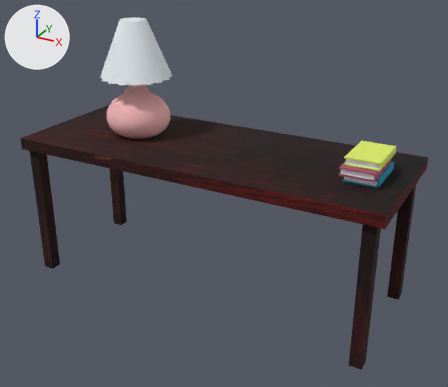
The OBJ model main/resources/models/lamp-table.obj as it was, and as the next commit left it.
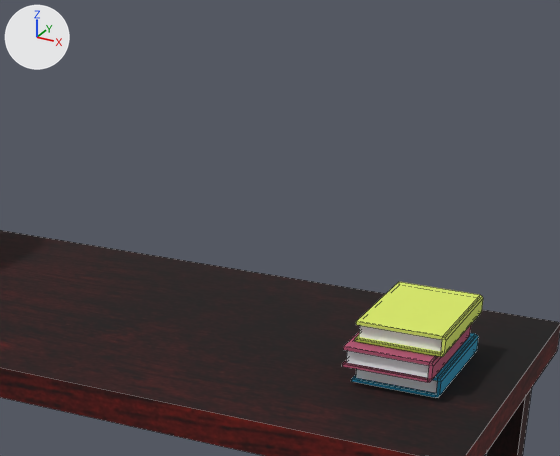
Each version appears first whole from a 50 mm camera at (32.0, -42.8, 17.5) aimed at (5.8, 4.9, -6.4), and next in a close-up on the part from 44% to 95% of the width and 6% to 55% of the height. The lights are fixed; the arrows at upper left show +X, +Y and +Z. The close-ups show mesh edges as thin lines. Where no turn or scale is listed for an object, it has been applied to the vertices. Vertices at the same position are counted once.

The older version as bpy lines, for what is in view:
```python
me_lamp_table = bpy.data.meshes.new('lamp-table')
me_lamp_table.from_pydata(...)  # 588 vertices, 605 faces; spans x -8.5..23.8, y -6.0..6.3, z -12.9..10.0
# faces by material slot: [400, 96, 30, 19, 18, 19, 23]
me_lamp_table.materials.append(mat_blinn1sg)  # pink #f8bcbc
me_lamp_table.materials.append(mat_lambert2sg)  # white #fafdff
me_lamp_table.materials.append(mat_lambert3sg)  # picture img_wood_jpg
me_lamp_table.materials.append(mat_lambert5sg)  # cyan #2795bc
me_lamp_table.materials.append(mat_lambert4sg)  # white #fafdff
me_lamp_table.materials.append(mat_lambert6sg)  # pink #b55573
me_lamp_table.materials.append(mat_lambert7sg)  # yellow #dbeb69
ob_lamp_table = bpy.data.objects.new('lamp-table', me_lamp_table)
ob_lamp_table.location = (0.0, 0.0, 0.0)
```
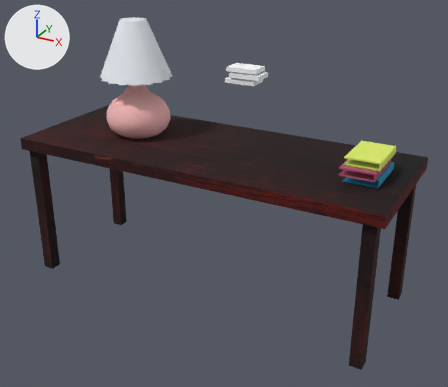
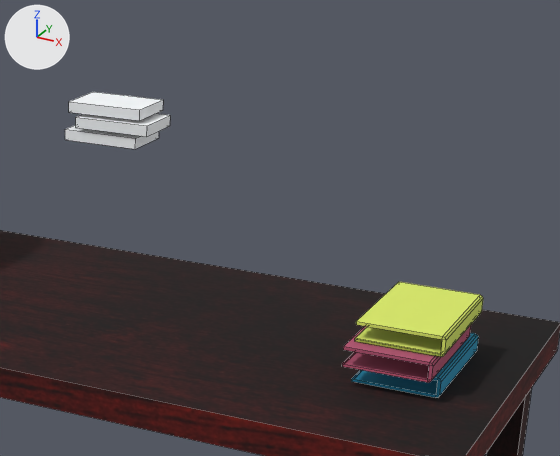
The newer file is also turned or shifted as a whole; pictures and numbers use the older file's frame.

Where the change shows, as pixel boxes (x1, y1, x2, y2) in the close-ups (560 x 456 px; the box of a moved part takes in the faces that stretch with it):
'lamp-table', reshaped: before (0, 230, 560, 456); after (0, 92, 560, 456)
part 1 of me_lamp_table, moved or reshaped: before (356, 369, 438, 393); after (65, 125, 159, 149)
part 2 of me_lamp_table, moved or reshaped: before (346, 351, 429, 378); after (76, 114, 170, 137)
part 3 of me_lamp_table, moved or reshaped: before (359, 325, 442, 351); after (69, 92, 163, 121)

The change, as a diff of the scene's bpy script:
```diff
--- a/main/resources/models/lamp-table.obj.py
+++ b/main/resources/models/lamp-table.obj.py
@@ me_lamp_table @@
 me_lamp_table.from_pydata(...)  # 588 vertices, 605 faces; spans x -8.5..23.8, y -6.0..6.3, z -12.9..10.0
 # used by ob_lamp_table; location = (0.0, 0.0, 0.0)
+# me_lamp_table part 1: the loose piece of 8 vertices spanning x 19.4..22.0, y -1.7..2.0, z 0.1..0.6 is turned 90 degrees about the z axis through its middle, then moved by (-21.4, 21.4, 0.0)
+# me_lamp_table part 2: the loose piece of 8 vertices spanning x 19.3..21.8, y -2.4..1.4, z 0.8..1.3 is turned 90 degrees about the z axis through its middle, then moved by (-20.6, 21.9, 0.0)
+# me_lamp_table part 3: the loose piece of 8 vertices spanning x 19.5..22.0, y -1.9..1.9, z 1.5..2.0 is turned 90 degrees about the z axis through its middle, then moved by (-21.3, 21.6, 0.0)
 me_lamp_table.materials.append(mat_blinn1sg)
```
